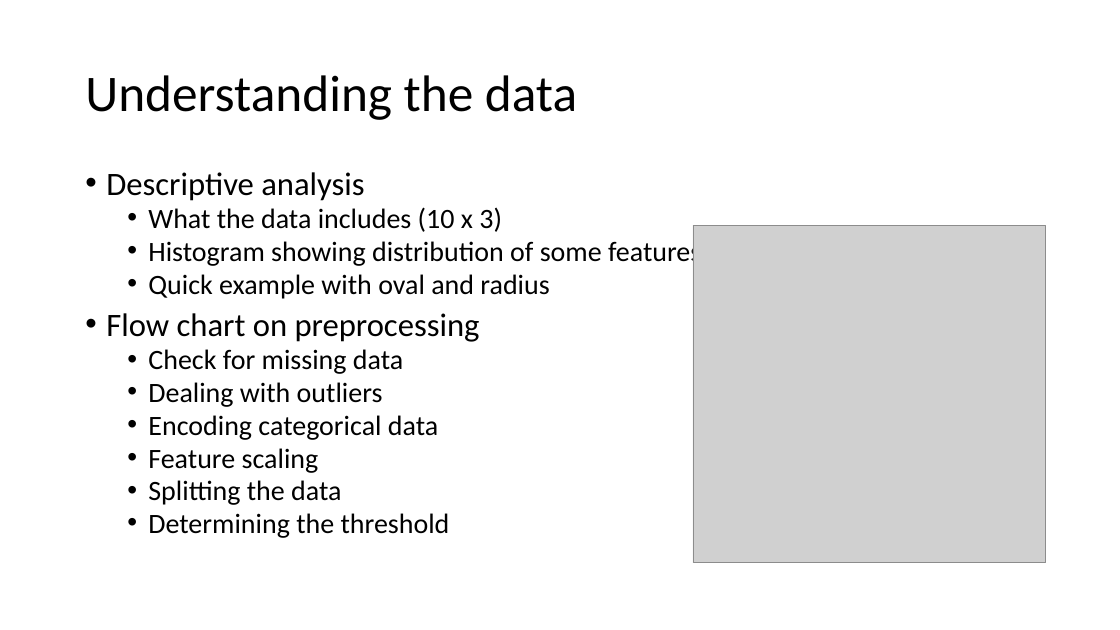
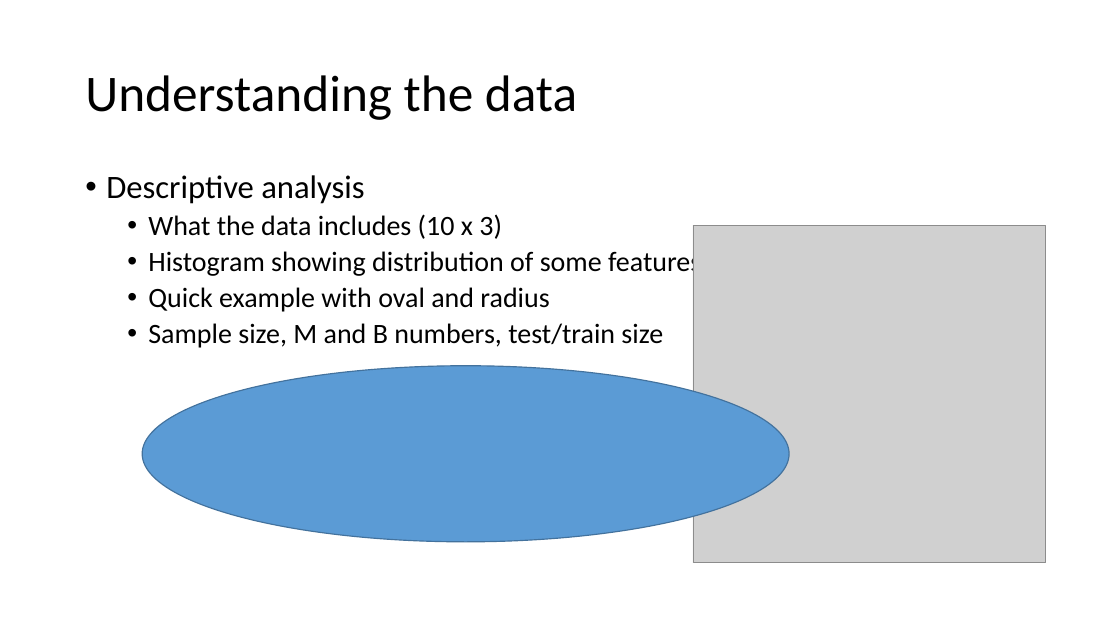
Before and after one commit to DaniiClarkee/Team4_CFG, a slide deck: slide 2 of Team4_presentation.pptx. Drawn at 1120x630 pixels with LibreOffice and Linux fonts; fonts in the diff are those of the drawing; grey boxes stand for pictures. Boxes give left, top, right and bottom in pixels: in the first picture for what was removed or moved away, otherwise in the second. Text is boxed around its words. In the diff, an @@ line names an element or a change of style, - is before the commit and + after.

```diff
--- a/Team4_presentation.pptx
+++ b/Team4_presentation.pptx
@@ text at (106, 175, 714, 312): line spacing 0.8 to 0.9 @@
@@ text at (148, 323, 663, 348): text changed @@
-• Flow chart on preprocessing
-  • Check for missing data
-  • Dealing with outliers
-  • Encoding categorical data
-  • Feature scaling
-  • Splitting the data
-  • Determining the threshold
+  • Sample size, M and B numbers, test/train size
@@ ellipse added at (142, 365, 789, 542), fill #5B9BD5, outline #43739E 1 pt @@
```
Also in this commit, not shown: 2 other slides changed, 5 slides added, 10 other files.
